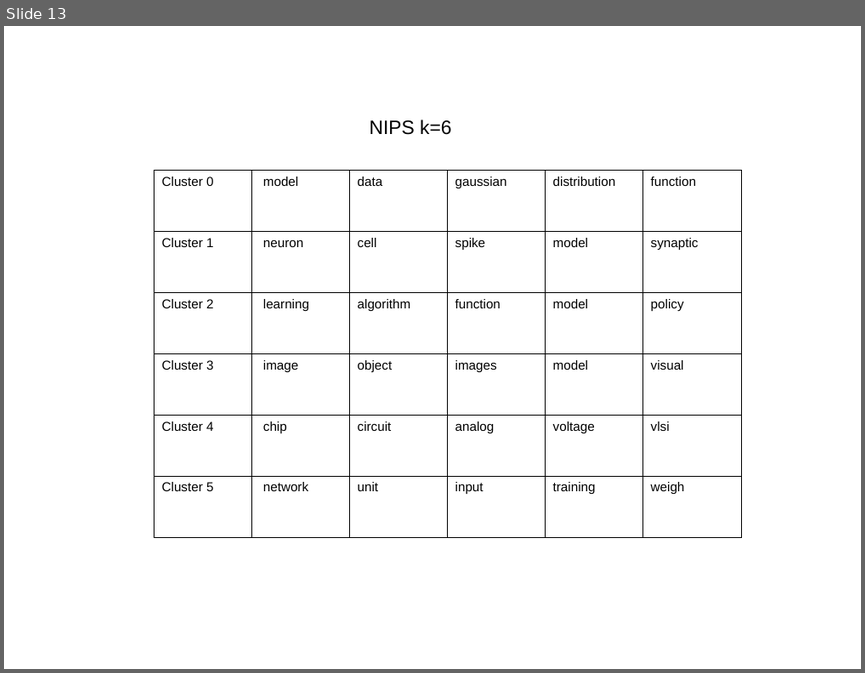
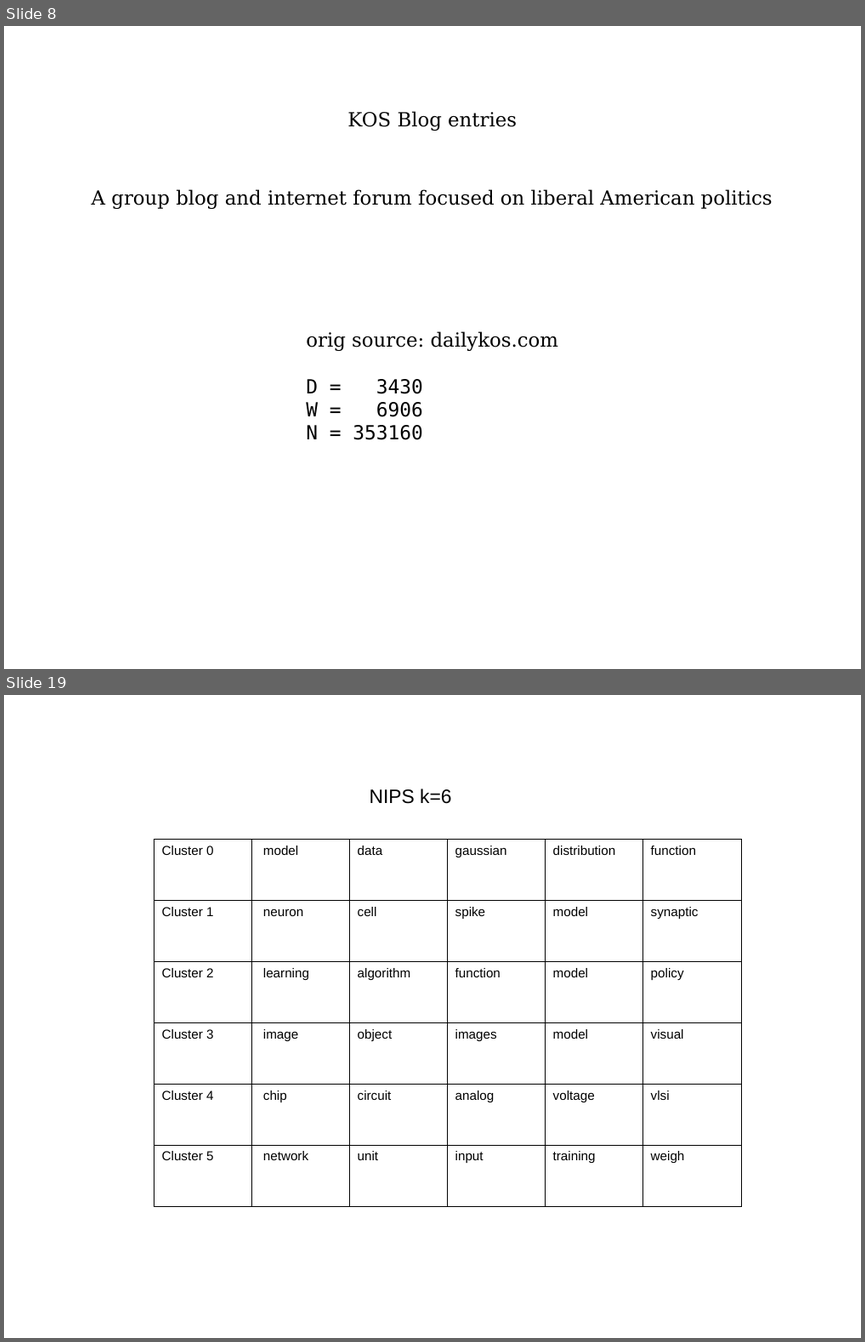
Before and after one commit to vitalv/doc-clustering-topic-modeling, a slide deck: doc-clustering-topic-modeling.odp. Shown one above the other, each under a label of ours: slide 13 before the commit, slides 8 and 19 after it; the slides between them are not shown. The pictures are 865x673 and 865x1342 pixels, drawn with LibreOffice and Linux fonts; fonts in the diff are those of the drawing. Boxes give left, top, right and bottom in pixels: in the first picture for what was removed or moved away, otherwise in the second. Text is boxed around its words. In the diff, an @@ line names an element or a change of style, - is before the commit and + after.

```diff
--- a/doc-clustering-topic-modeling.odp
+++ b/doc-clustering-topic-modeling.odp
@@ slide 8 added at (4, 26, 861, 669), background #FFFFFF @@
@@ text added at (347, 111, 517, 131), 18 pt, text #000000 @@
+KOS Blog entries
@@ text added at (92, 189, 772, 209), 18 pt, text #000000 @@
+A group blog and internet forum focused on liberal American politics
@@ text added at (306, 331, 558, 440), 18 pt, text #000000 @@
+orig source: dailykos.com
+D = 3430
+W = 6906
+N = 353160
@@ what was slide 13 is now slide 19 @@
```
Also in this commit, not shown: 2 slides changed, 9 other slides added, 4 slides removed, 5 other files.
